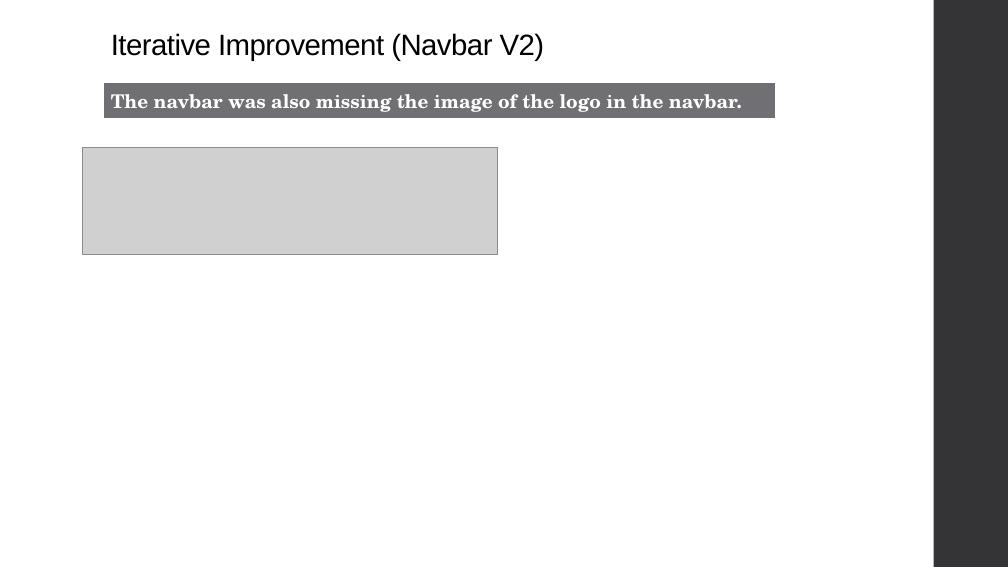
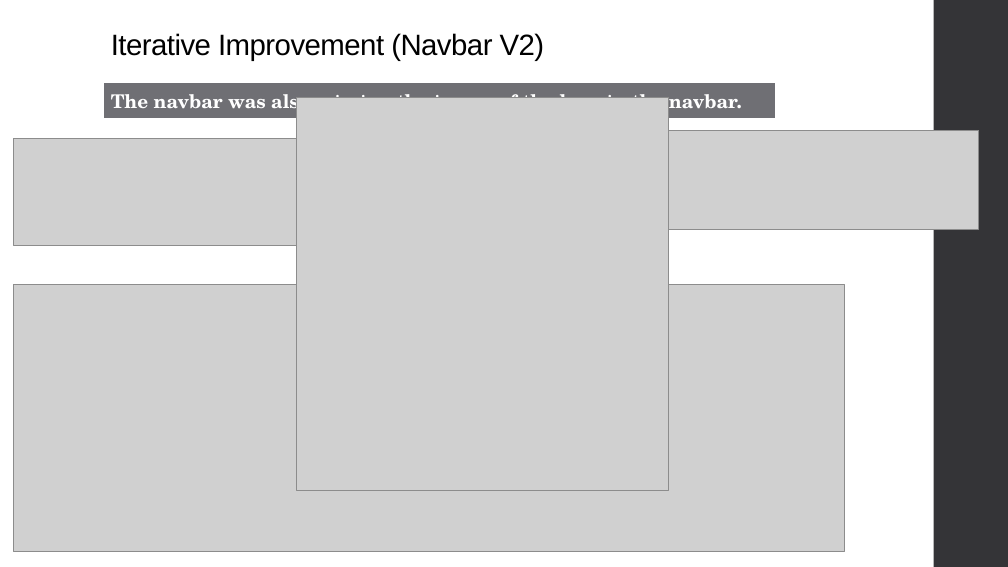
Before and after one commit to niuqaoJ-life/jollibee-fanpage, a slide deck: slide 37 of AS91903_91906_Evidence_Joaquin_Badenas.pptx. Drawn at 1008x567 pixels with LibreOffice and Linux fonts; fonts in the diff are those of the drawing; grey boxes stand for pictures. Boxes give left, top, right and bottom in pixels: in the first picture for what was removed or moved away, otherwise in the second. Text is boxed around its words. In the diff, an @@ line names an element or a change of style, - is before the commit and + after.

```diff
--- a/AS91903_91906_Evidence_Joaquin_Badenas.pptx
+++ b/AS91903_91906_Evidence_Joaquin_Badenas.pptx
@@ picture added at [296,98,669,491] @@
@@ picture: place and size @@
-picture at [82,147,498,254]
+picture at [14,138,429,245]
@@ picture added at [428,130,979,229] @@
@@ picture added at [14,284,845,552] @@
```
Also in this commit, not shown: 5 slides added, 1 other file.
